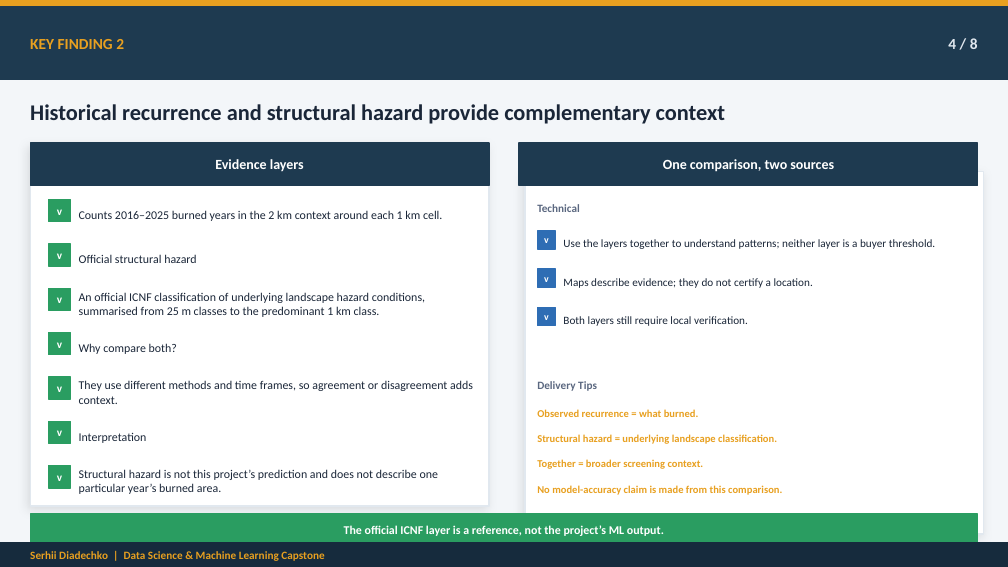
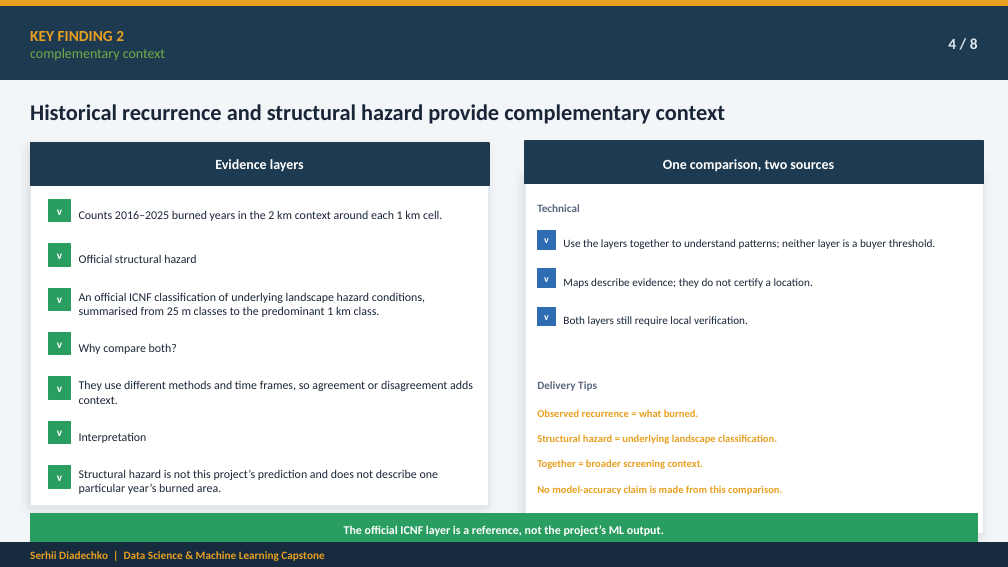
Before and after one commit to serhii-diadechko-git/wildfire_property_screening_portugal, a slide deck: slide 4 of reports/presentation/wildfire_exposure_screening_capstone_final.pptx. Drawn at 1008x567 pixels with LibreOffice and Linux fonts; fonts in the diff are those of the drawing. Boxes give left, top, right and bottom in pixels: in the first picture for what was removed or moved away, otherwise in the second. Text is boxed around its words. In the diff, an @@ line names an element or a change of style, - is before the commit and + after.

```diff
--- a/reports/presentation/wildfire_exposure_screening_capstone_final.pptx
+++ b/reports/presentation/wildfire_exposure_screening_capstone_final.pptx
@@ text at (30, 48, 165, 60): paragraph added @@
+complementary context
@@ rectangle: place and size @@
-rectangle at (519, 143, 978, 185)
+rectangle at (525, 141, 984, 183)
```
Also in this commit, not shown: 2 other slides changed.
